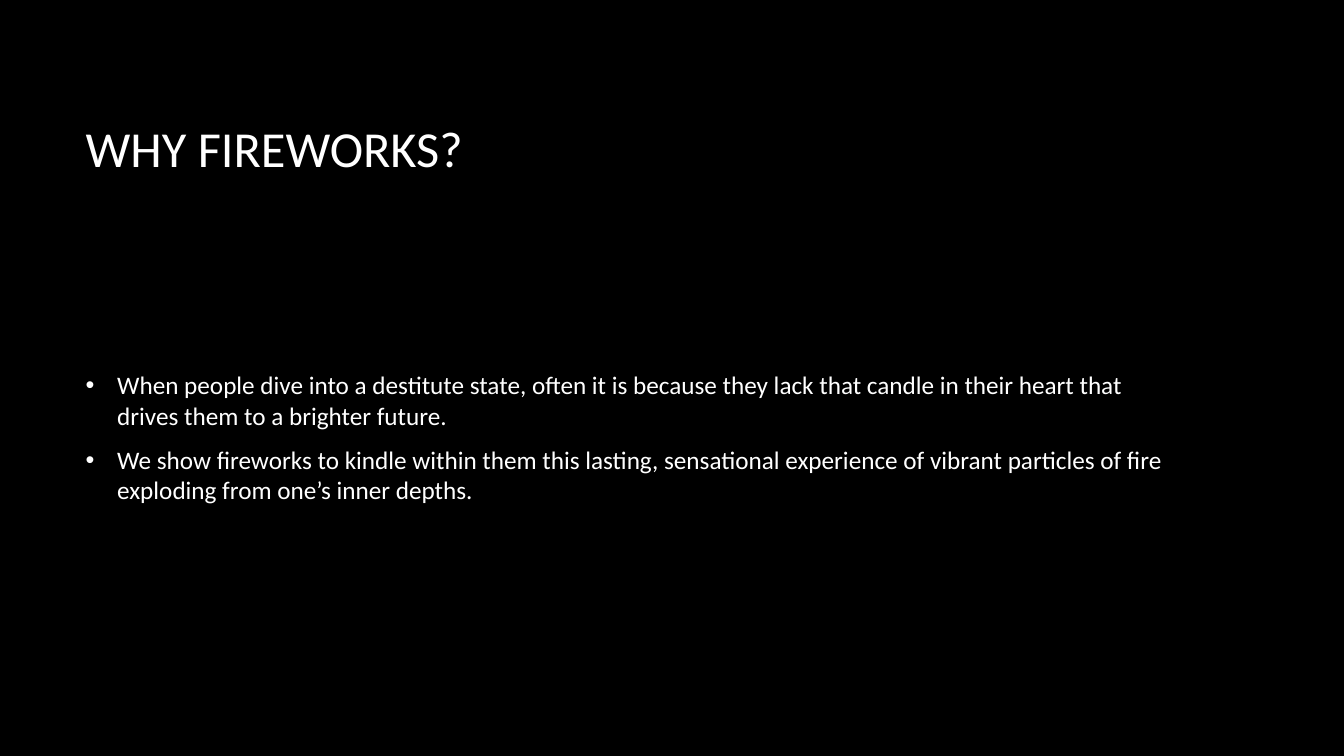
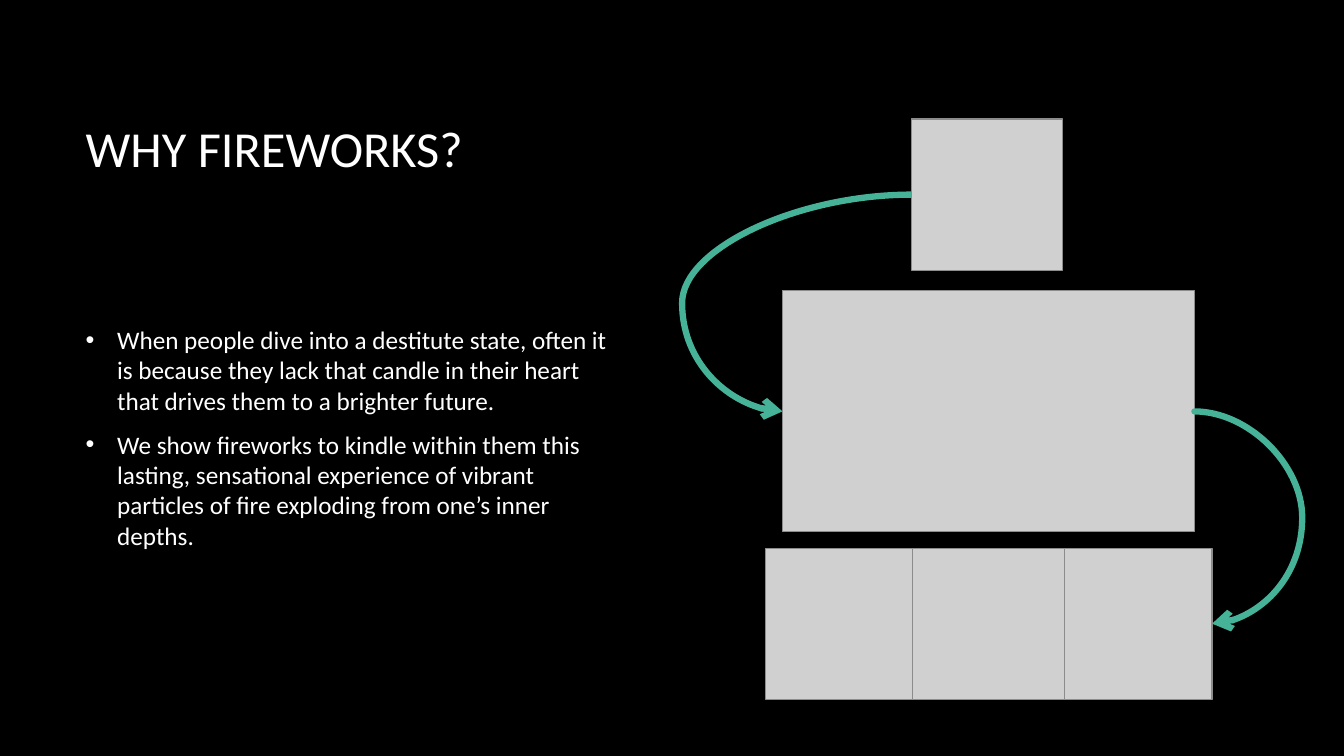
Before and after one commit to MasterPie/MHCI_Hackathon, a slide deck: slide 5 of Pitch.pptx (slide 4 before the commit). Drawn at 1344x756 pixels with LibreOffice and Linux fonts; fonts in the diff are those of the drawing; grey boxes stand for pictures; background and template pictures are left out. Boxes give left, top, right and bottom in pixels: in the first picture for what was removed or moved away, otherwise in the second. Text is boxed around its words. In the diff, an @@ line names an element or a change of style, - is before the commit and + after.

Commit message:
Updated presentation

```diff
--- a/Pitch.pptx
+++ b/Pitch.pptx
@@ picture added at (912, 119, 1064, 270) @@
@@ curved arrow added from (912, 195) to (782, 411), #46B298 4.5 pt @@
@@ text "When people dive into a ..." rewrapped from (117, 376, 1161, 504) to (117, 331, 606, 549) @@
@@ picture added at (782, 291, 1195, 532) @@
@@ curved arrow added from (1195, 411) to (1212, 624), #46B298 4.5 pt @@
@@ picture added at (766, 548, 917, 700) @@
@@ picture added at (913, 548, 1065, 700) @@
@@ picture added at (1061, 548, 1212, 700) @@
```
Also in this commit, not shown: 2 other slides changed, 4 slides added, 3 slides removed.
